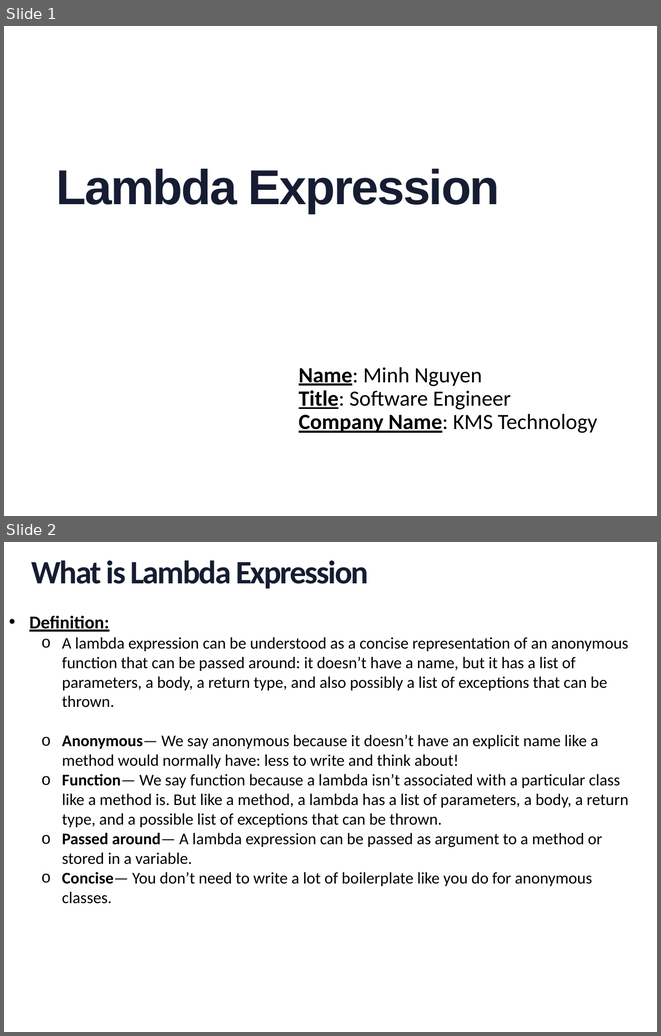
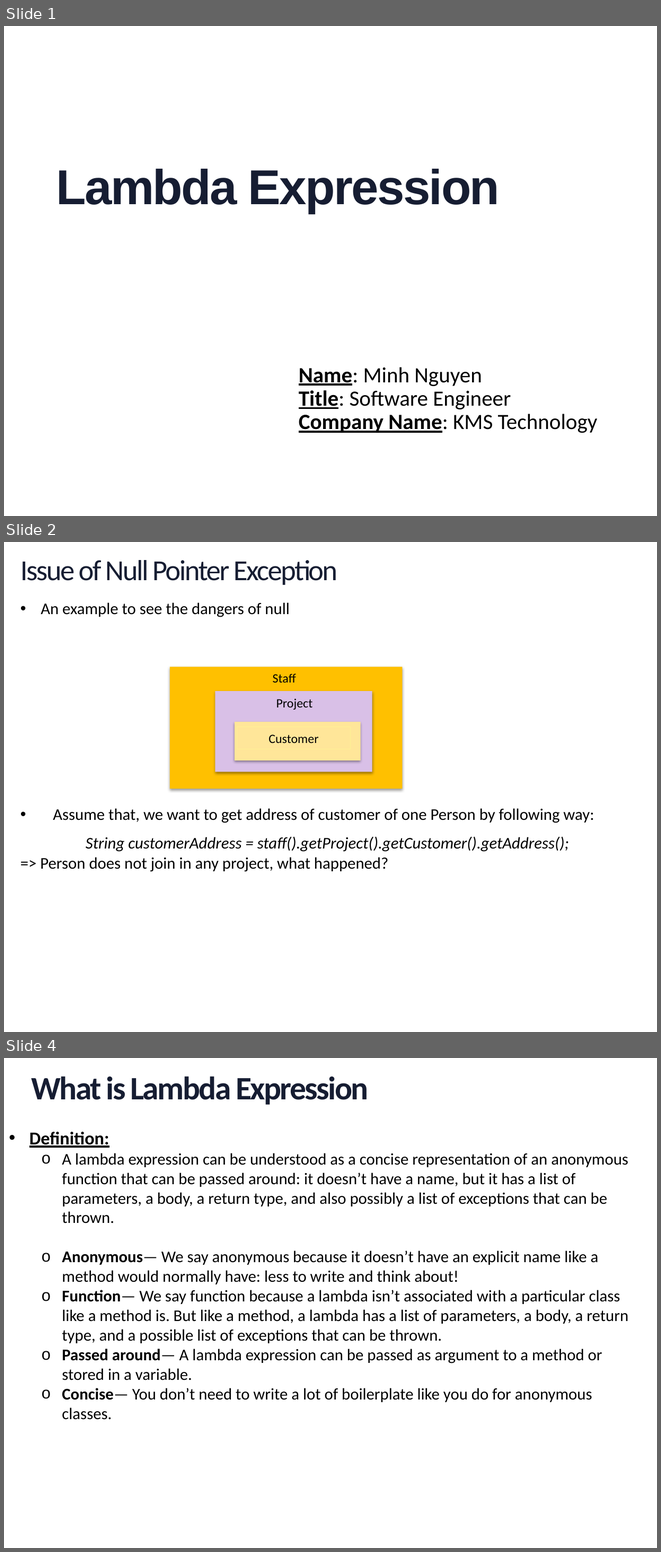
Before and after one commit to minhntk/jdk8, a slide deck: document/Lambda Expression.pptx. Shown one above the other, each under a label of ours: slides 1 and 2 before the commit, slides 1, 2 and 4 after it; the slides between them are not shown. The pictures are 661x1036 and 661x1552 pixels, drawn with LibreOffice and Linux fonts; fonts in the diff are those of the drawing; background and template pictures are left out. Boxes give left, top, right and bottom in pixels: in the first picture for what was removed or moved away, otherwise in the second. Text is boxed around its words. In the diff, an @@ line names an element or a change of style, - is before the commit and + after.

```diff
--- a/document/Lambda Expression.pptx
+++ b/document/Lambda Expression.pptx
@@ slide 2 added at box(4, 542, 657, 1032), background picture (left out) @@
@@ text added at box(20, 560, 337, 585), 32 pt, text gradient #2E59B0 to #161D32 to #000000 @@
+Issue of Null Pointer Exception
@@ text added at box(40, 602, 594, 872), 18 pt, text #000000 @@
+• An example to see the dangers of null
+• Assume that, we want to get address of customer of one Person by following way:
+String customerAddress = staff().getProject().getCustomer().getAddress();
+=> Person does not join in any project, what happened?
@@ rectangle added at box(170, 667, 403, 788), fill #FFC000 @@
@@ text added at box(273, 673, 296, 682), 14 pt, text #000000 @@
+Staff
@@ rectangle added at box(215, 691, 372, 772), fill #D9C0E7 @@
@@ text added at box(276, 698, 313, 709), 14 pt, text #000000 @@
+Project
@@ rectangle added at box(235, 722, 361, 760), fill #FFE699 @@
@@ rectangle added at box(237, 727, 351, 749), outline #FEF194 0.75 pt, 14 pt, text #000000 @@
+Customer
@@ what was slide 2 is now slide 4 @@
```
Also in this commit, not shown: 1 other slide added, 8 other files.
